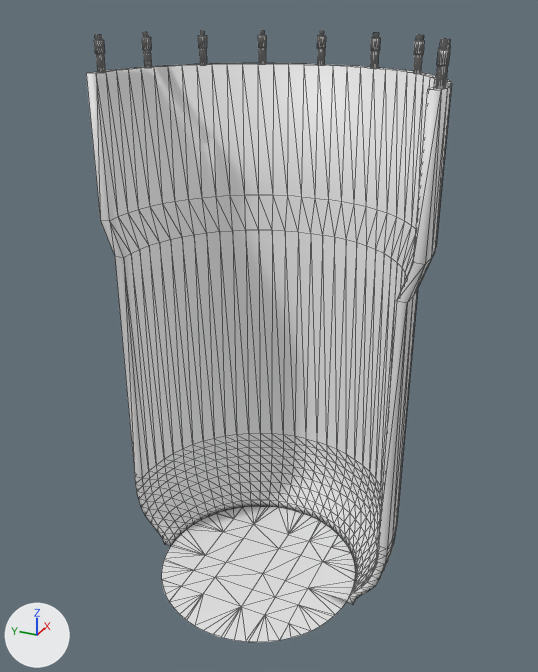
Renders of the COLLADA model reaktor_apen.dae from each side of a commit.
Before and after are seen from a 50 mm lens placed at (-22.6, -10.7, 16.9), pointed at (1.0, 0.0, 5.1). The lights are fixed; the arrows at lower left show +X, +Y and +Z. Mesh edges are drawn as thin lines. Materials are left out; every surface is plain grey. Vertices at the same position are counted once.

In view in the first picture: 'hovedform_apen'.
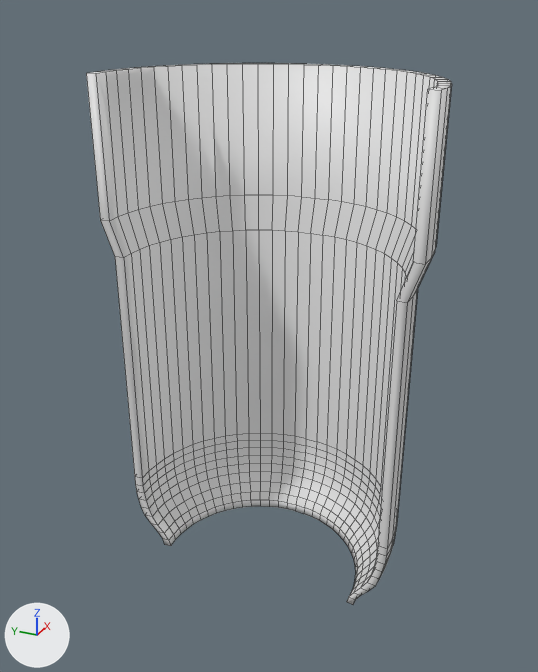
The newer file is also rescaled (x0.0178), turned or shifted as a whole; pictures and numbers use the older file's frame.

Pixel boxes [x1, y1, x2, y2] of what changed, in the pictures (538 x 672 px):
'hovedform_apen', reshaped (11% shorter)
    before: [86, 30, 452, 642]
    after: [86, 63, 452, 605]
part 1 of me_hovedform_apen, deleted
    before: [94, 30, 450, 88]
part 2 of me_hovedform_apen, deleted
    before: [162, 506, 356, 642]

Diff of the bpy script that builds the scene:
```diff
--- a/reaktor_apen.dae.py
+++ b/reaktor_apen.dae.py
@@ me_hovedform_apen @@
 # used by ob_hovedform_apen; location = (0.0, 0.0, -8.65)
-me_hovedform_apen.from_pydata(...)  # 1866 vertices, 3568 faces; spans x -4.1..6.1, y -6.1..6.1, z 3.4..24.4
+me_hovedform_apen.from_pydata(...)  # 858 vertices, 856 faces; spans x -0.6..6.1, y -6.1..6.1, z 3.4..23.2
+# me_hovedform_apen part 1: 36 loose pieces with 936 vertices, spanning x -0.2..6.1, y -6.1..6.1, z 23.2..24.4, are deleted
+# me_hovedform_apen part 2: 72 vertices removed from x -4.1..4.1, y -4.1..4.1, z 3.4
```
